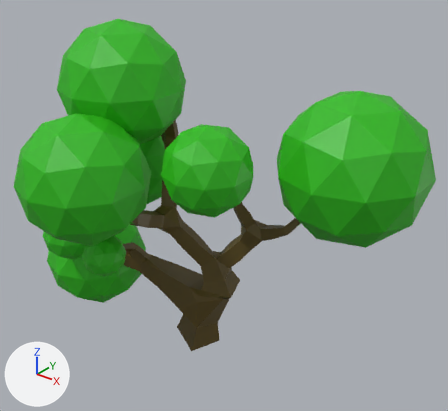
The FBX model Assets/Models/regular tree.fbx as it was, and as the next commit left it.
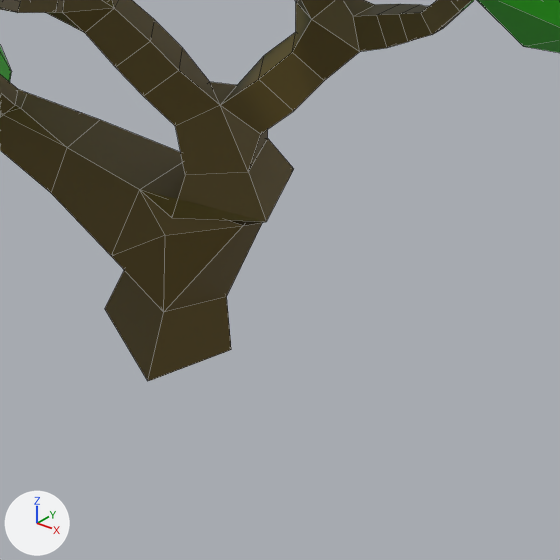
Old and new are each drawn whole from a 50 mm camera at (14.15, -15.59, 15.66) aimed at (1.7, -0.03, 6.02) and again close up on the part from 32% to 74% of the width and 54% to 100% of the height. The axes (+X, +Y, +Z) are drawn at lower left. The lights are the same throughout. The close-ups show mesh edges as thin lines.
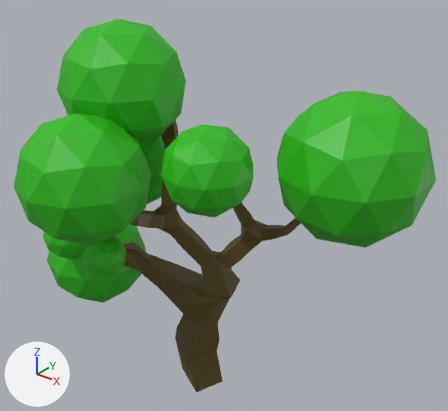
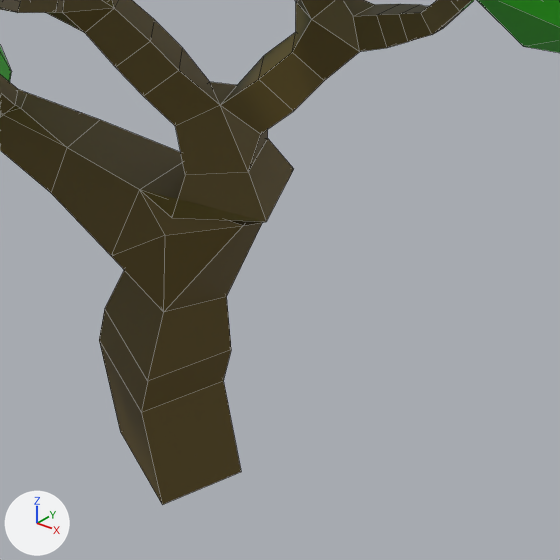
Boxes [x1, y1, x2, y2] around the edits, measured in the close-ups (560 x 560 px):
'Cube', reshaped: before [0, 0, 560, 381]; after [0, 0, 560, 505]
part 1 of me_cube_001, built on (brown): after [99, 309, 241, 505]

The change in detail:
me_cube_001 is used by ob_cube; location (0.57, -0.29, 0.0).
me_cube_001 had 1103 vertices, 1491 faces and spanned x -6.56..7.69, y -6.03..4.28, z -0.2..12.37.
me_cube_001 now has 1111 vertices, 1499 faces and spans x -6.56..7.69, y -6.03..4.28, z -2.54..12.37.
Part 1, on me_cube_001:
1 face is deleted.
8 vertices are added at x -1.0..0.74, y -0.74..1.09, z -2.54..-0.47.
9 new faces join them, mat_material_005 (brown #5d4d1a).
